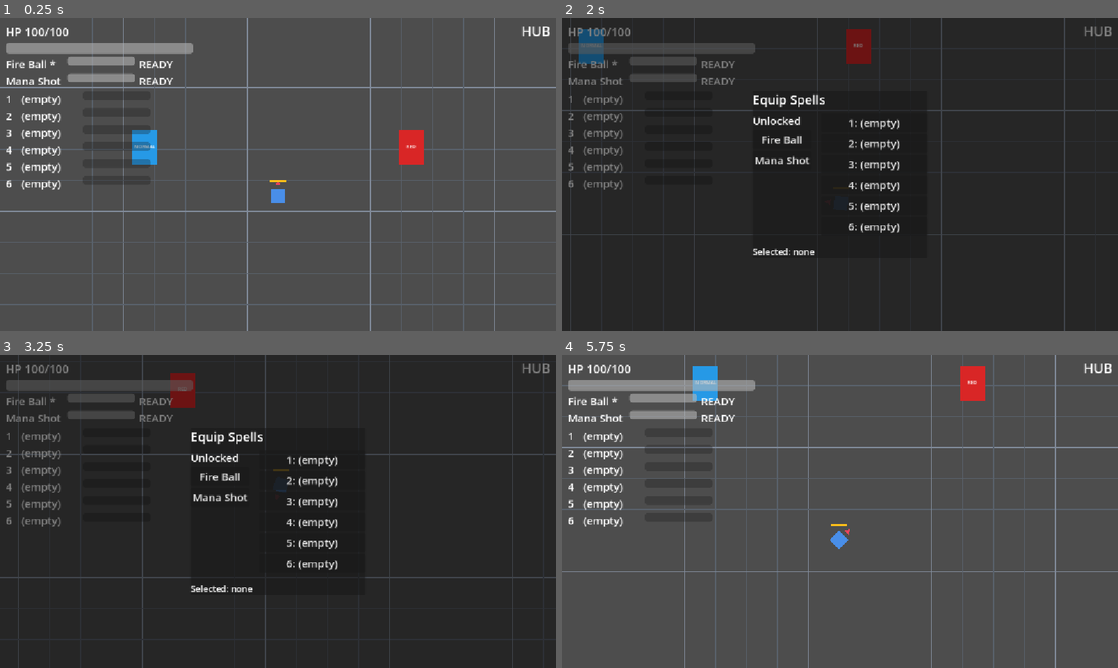
Above: before the commit, frames 1-4 (two rows, left to right).
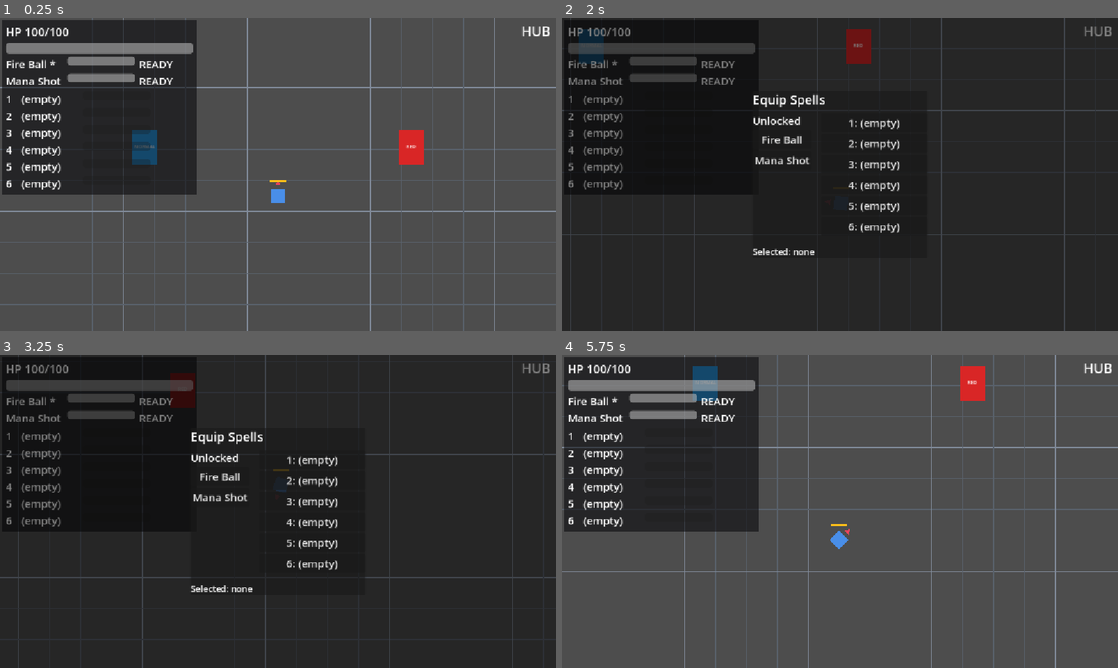
Above: after the commit, the same moments.

Repository: BestestGameStudio/gangU
Game: Godot game, scene res://scenes/main.tscn
The game is run twice, just before and just after one commit, with the same random seed, the same clock (stepped at 60 frames per second) and the same inputs.
Inputs (mouse positions are in pixels of both pictures, inside the frame that each line leads up to):
- Up to frame 1 (0.25 s): no input
- Up to frame 2 (2 s): tap Enter at 0.5 s; move the mouse to (962, 158) at 0.52 s; hold D (move_right) 0.53-1.28 s; hold Space (cast) 0.53-1.28 s; move the mouse to (728, 190) at 1.27 s; hold S (move_down) from 1.28 s (still down); tap Tab (equip_panel) at 1.35 s
- Up to frame 3 (3.25 s): move the mouse to (333, 442) at 2.02 s; release S (move_down) at 2.03 s; hold D (move_right) 2.03-2.78 s; tap 1 at 2.1 s; move the mouse to (250, 574) at 2.77 s; hold W (move_up) from 2.78 s (still down); tap Enter at 2.85 s
- Up to frame 4 (5.75 s): move the mouse to (1006, 558) at 3.52 s; release W (move_up) at 3.53 s; hold Space (cast) 3.53-4.28 s; hold A (move_left) 3.53-5.03 s; move the mouse to (673, 464) at 4.27 s; tap Tab (equip_panel) at 4.35 s; move the mouse to (867, 511) at 5.02 s; hold S (move_down) from 5.03 s (still down); tap 1 at 5.1 s

The runs differ from the first frame. In frame 1, 17% of the frame differs, in the area x 0-36%, y 0-57%; in frame 2, 1.2%; in frame 3, 1.2%; in frame 4, 17%.

Commit message:
#50: dark HUD backing plate (scene)

Diff:
--- a/scenes/hud.tscn
+++ b/scenes/hud.tscn
@@ -4,6 +4,10 @@
 
 [node name="HUD" type="CanvasLayer"]
 script = ExtResource("1_hud")
+
+[node name="BackingPlate" type="ColorRect" parent="."]
+mouse_filter = 2
+color = Color(0.02, 0.02, 0.03, 0.55)
 
 [node name="Root" type="VBoxContainer" parent="."]
 offset_left = 12.0
